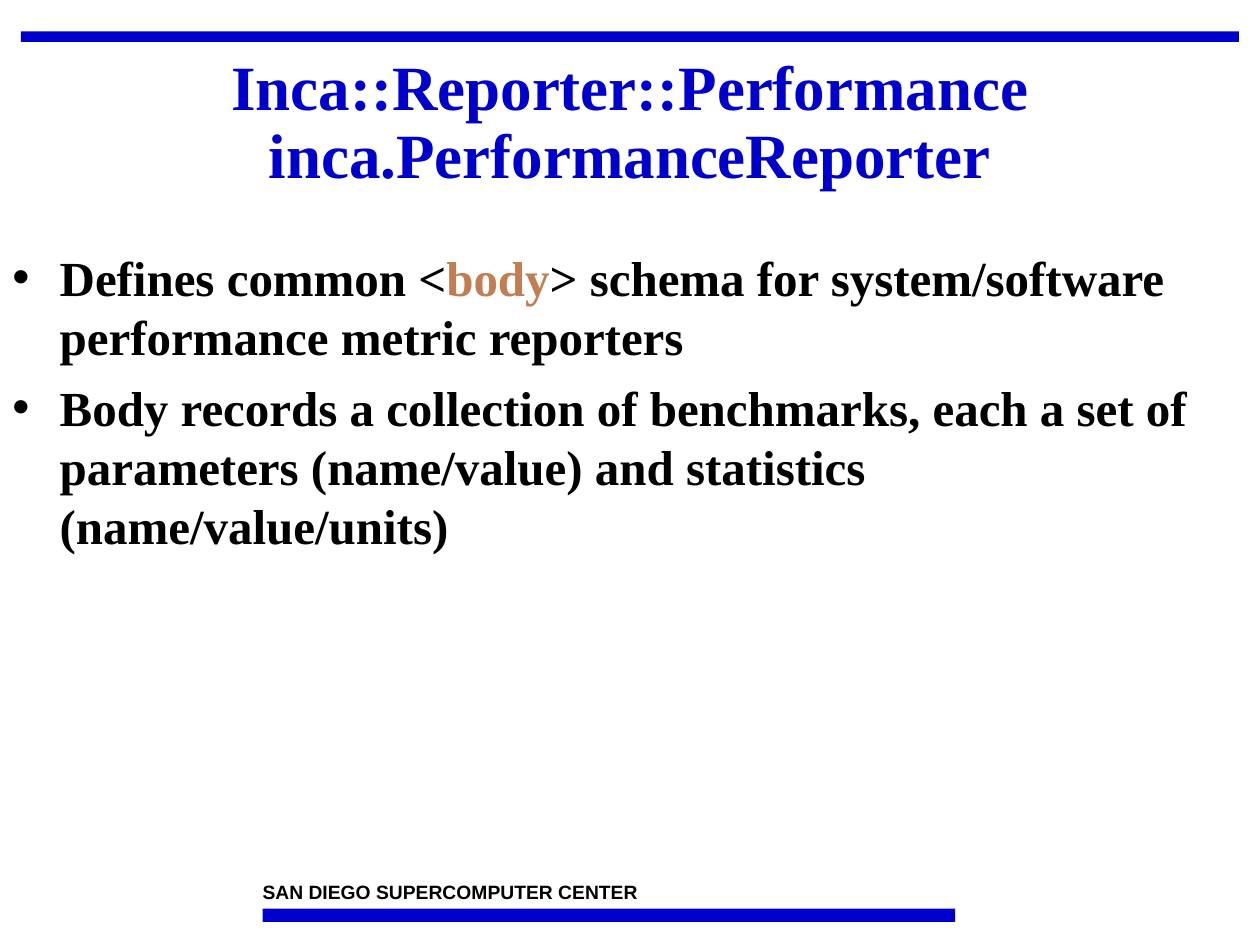
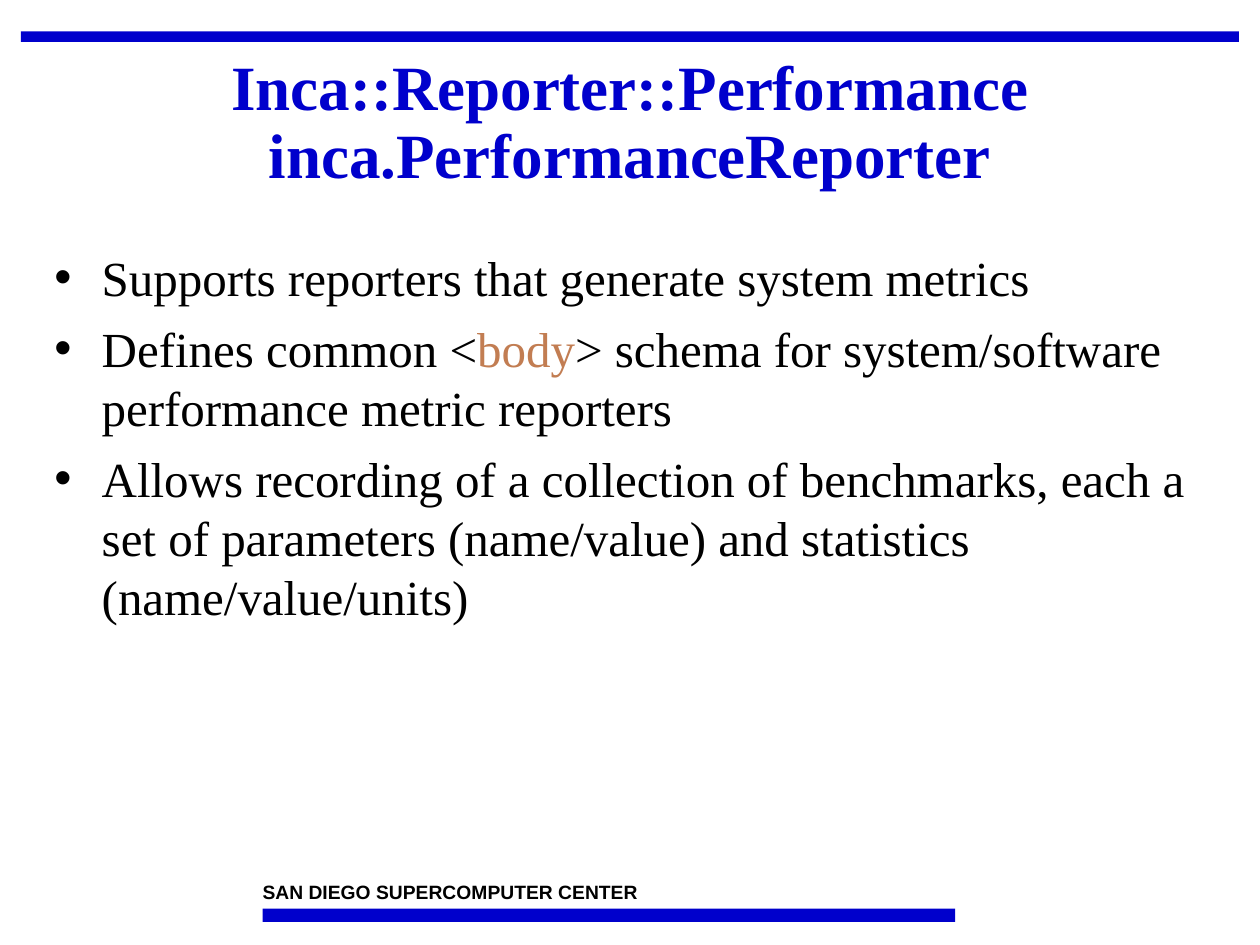
Before and after one commit to IncaProject/inca-xsede, a slide deck: slide 24 of talks/2008workshop/incaReporters.ppt. Drawn at 1260x945 pixels with LibreOffice and Linux fonts; fonts in the diff are those of the drawing; background and template pictures are left out. Boxes give left, top, right and bottom in pixels: in the first picture for what was removed or moved away, otherwise in the second. Text is boxed around its words. In the diff, an @@ line names an element or a change of style, - is before the commit and + after.

Commit message:
Update.

```diff
--- a/talks/2008workshop/incaReporters.ppt
+++ b/talks/2008workshop/incaReporters.ppt
@@ text "Supports reporters that generate system ...": place and size @@
-text "Supports reporters that generate system ..." at [60, 261, 1187, 553]
+text "Supports reporters that generate system ..." at [102, 262, 1185, 625]
@@ text at [102, 262, 1030, 306]: paragraph added @@
+• Supports reporters that generate system metrics
@@ text at [102, 332, 1161, 436]: bold off in "Defines common <body> schema for system/software performance ..." @@
@@ text at [102, 462, 1185, 625]: text changed; bold off @@
-• Body records a collection of benchmarks, each a set of parameters (name/value) and statistics (name/value/units)
+• Allows recording of a collection of benchmarks, each a set of parameters (name/value) and statistics (name/value/units)
```
Also in this commit, not shown: 26 other slides changed.
